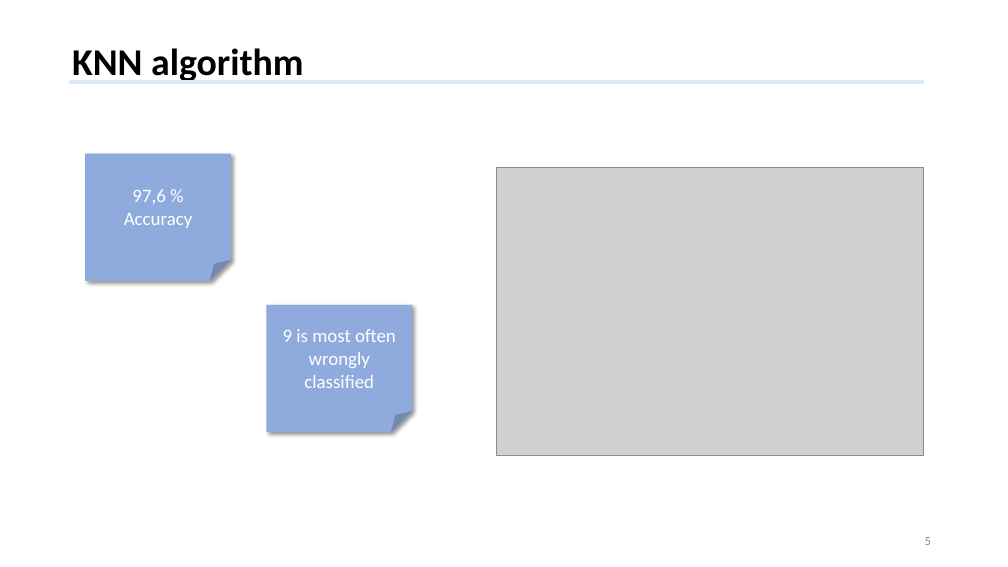
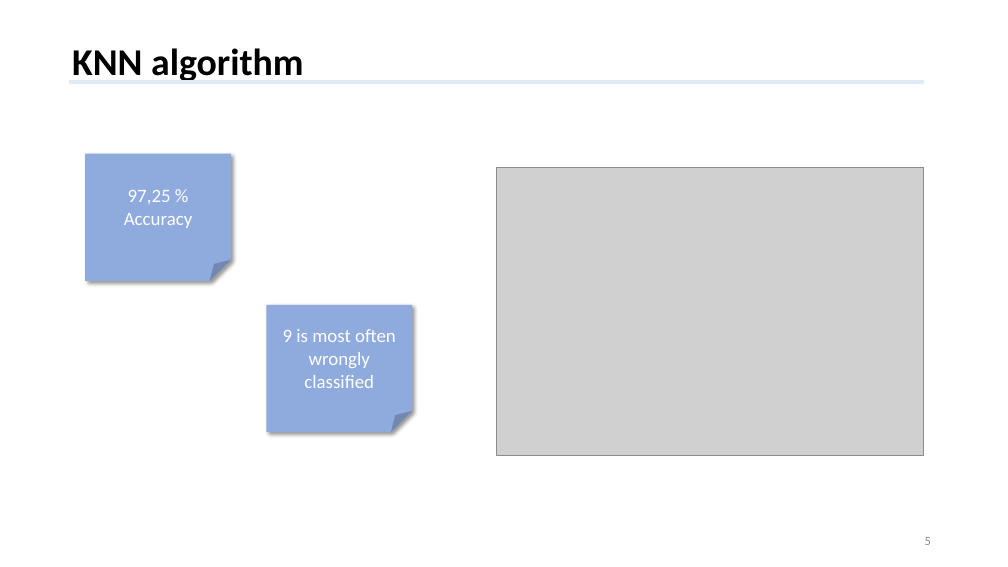
Before and after one commit to datascience-mobi-2022/2022-topic-01-team-02, a slide deck: slide 5 of Final presentation.pptx. Drawn at 1008x567 pixels with LibreOffice and Linux fonts; fonts in the diff are those of the drawing; grey boxes stand for pictures. Boxes give left, top, right and bottom in pixels: in the first picture for what was removed or moved away, otherwise in the second. Text is boxed around its words. In the diff, an @@ line names an element or a change of style, - is before the commit and + after.

```diff
--- a/Final presentation.pptx
+++ b/Final presentation.pptx
@@ text in folded corner at (128, 190, 171, 204): text changed @@
-97,6 %
+97,25 %
```
Also in this commit, not shown: 1 other slide changed, 3 other files.
